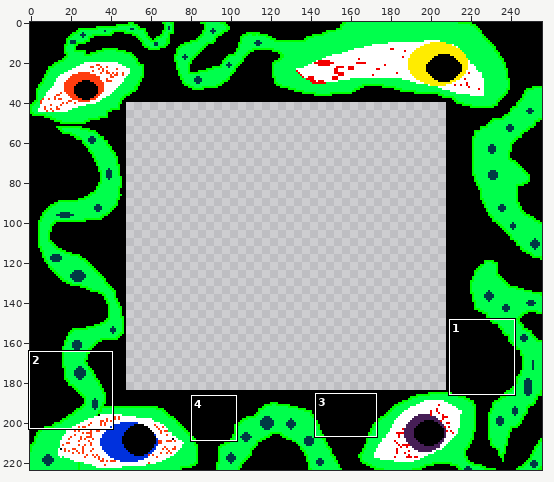
Two states of a pixel-art file, res/assets/ase/border.aseprite. Above, an overview of the earlier version with the close-up marked.
Close-up. The starting point:
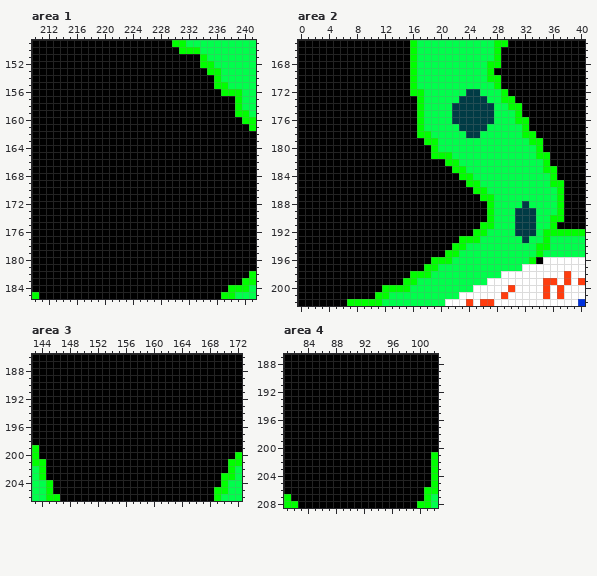
256x224 pixels, 1 frame. Shown: area 1: x 210..241, y 149..185; area 2: x 0..40, y 165..202; area 3: x 143..172, y 186..206; area 4: x 81..102, y 187..208. The commit also changed other parts of the picture, which this record leaves out.
After the commit:
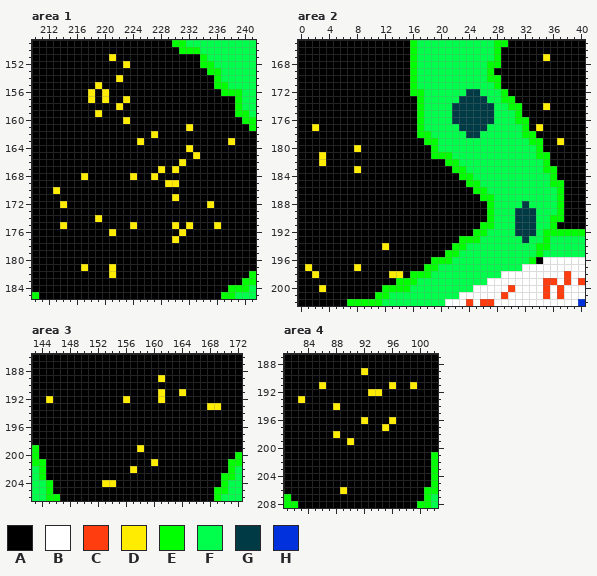
Palette (. is transparent): A #000000  B #ffffff  C #ff3d0f  D #ffec00  E #00ff00  F #00ff4c  G #003b45  H #0031dd
From old to new:
Changed rows in their new state; - is an unchanged pixel.
Area 1:
first column x 213:
151 --------D-----------------
152 ----------D---------------
154 ---------D----------------
155 ------D-------------------
156 -----D-D------------------
157 -----D-D--D---------------
158 ---------D----------------
159 ------D-------------------
160 ----------D---------------
161 -------------------D------
162 --------------D-----------
163 ------------D------------D
164 -------------------D------
165 --------------------D-----
166 ------------------D-------
167 ---------------D-D--------
168 ----D------D--D-----------
169 ----------------DD--------
170 D-------------------------
171 -----------------D--------
172 -D--------------------D---
174 ------D-------------------
175 -D---------D-----D-D---D--
176 --------D---------D-------
177 -----------------D--------
first column x 217:
181 D---D
182 ----D
Area 2:
first column x 35:
167 D
first column x 2:
174 ---------------------------------D--
177 D-------------------------------D---
179 -----------------------------------D
180 ------D-----------------------------
181 -D----------------------------------
182 -D----------------------------------
183 ------D-----------------------------
first column x 1:
194 -----------D--
197 D------D------
198 -D----------DD
199 -------------E
200 --D-----------
Area 3:
first column x 145:
189 ----------------D--------
191 ----------------D--D-----
192 D----------D----D--------
193 -----------------------DD
first column x 153:
199 -----D--
201 -------D
202 ----D---
204 DD------
Area 4:
first column x 83:
189 ---------D-------
191 ---D---------D--D
192 ----------DD-----
193 D----------------
194 -----D-----------
196 ---------D---D---
197 ------------D----
198 -----D-----------
199 -------D---------
first column x 89:
206 D
